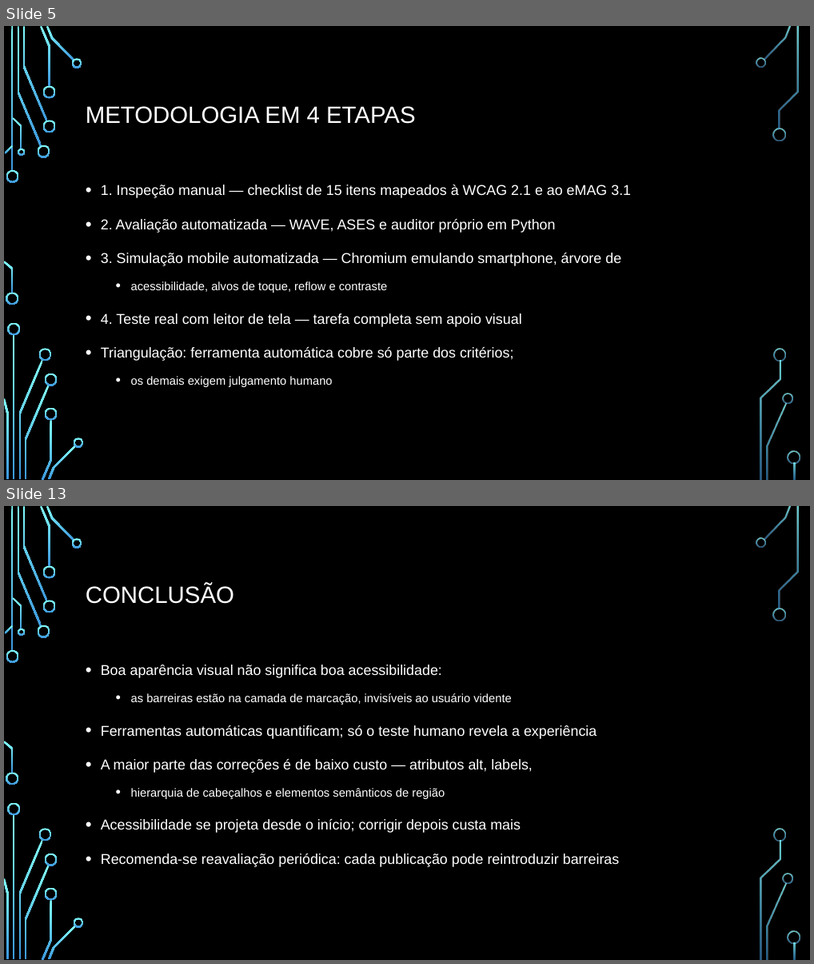
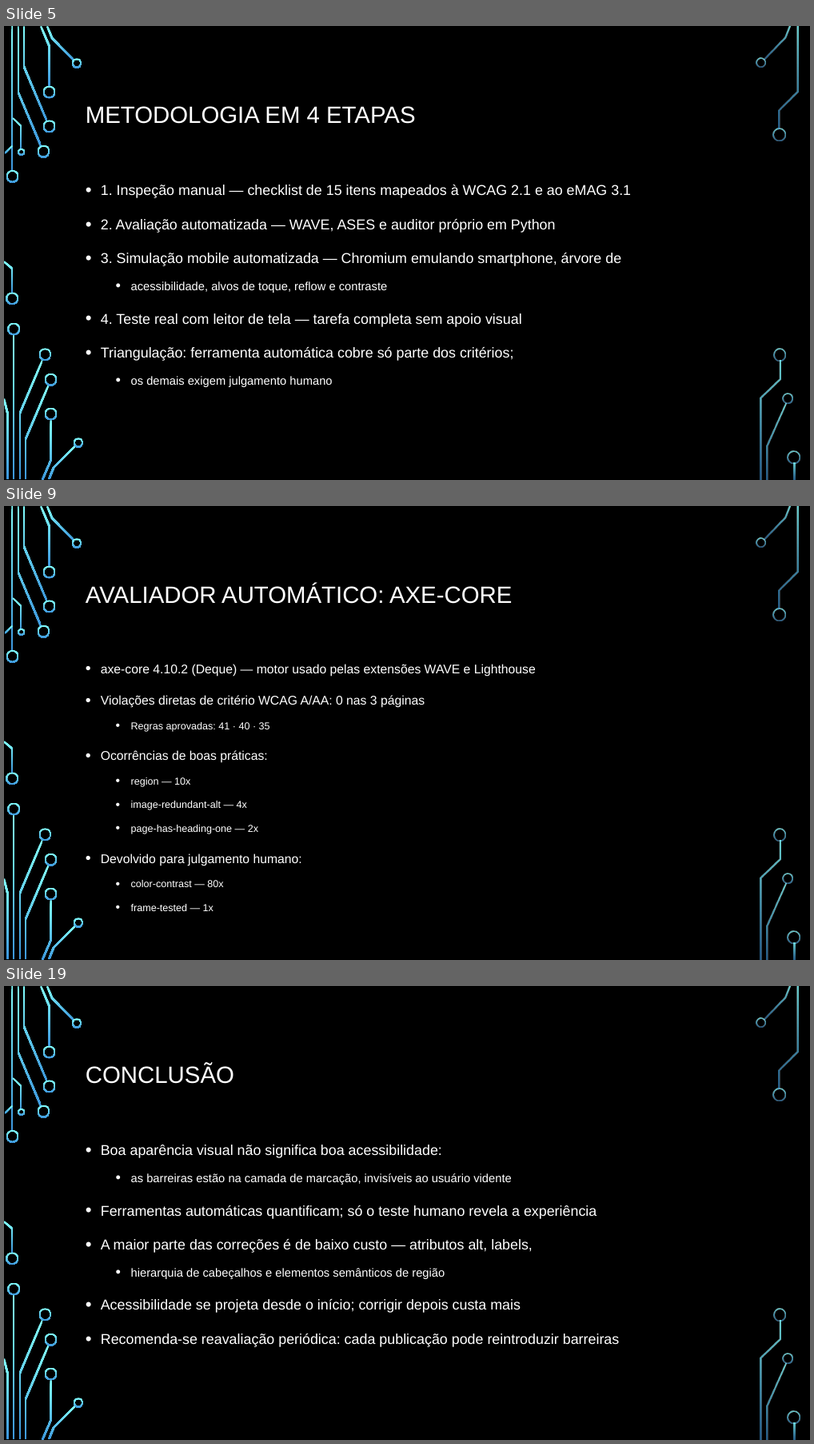
Before and after one commit to guilhermedopp/atividades, a slide deck: apresentacao/APRESENTACAO_AVALIACAO_ACESSIBILIDADE.pptx. Shown one above the other, each under a label of ours: slides 5 and 13 before the commit, slides 5, 9 and 19 after it; the slides between them are not shown. The pictures are 814x964 and 814x1444 pixels, drawn with LibreOffice and Linux fonts; fonts in the diff are those of the drawing; background and template pictures are left out. Boxes give left, top, right and bottom in pixels: in the first picture for what was removed or moved away, otherwise in the second. Text is boxed around its words. In the diff, an @@ line names an element or a change of style, - is before the commit and + after.

```diff
--- a/apresentacao/APRESENTACAO_AVALIACAO_ACESSIBILIDADE.pptx
+++ b/apresentacao/APRESENTACAO_AVALIACAO_ACESSIBILIDADE.pptx
@@ slide 9 added at (4,506,810,960), background picture (left out); not listed: 36 template elements that a slide beside it also shows @@
@@ title added at (86,584,512,604), 28 pt, text #FFFFFF @@
+AVALIADOR AUTOMÁTICO: AXE-CORE
@@ text added at (101,664,536,887), 15 pt, text #FFFFFF @@
+• axe-core 4.10.2 (Deque) — motor usado pelas extensões WAVE e Lighthouse
+• Violações diretas de critério WCAG A/AA: 0 nas 3 páginas
+  • Regras aprovadas: 41 · 40 · 35
+• Ocorrências de boas práticas:
+  • region — 10x
+  • image-redundant-alt — 4x
+  • page-has-heading-one — 2x
+• Devolvido para julgamento humano:
+  • color-contrast — 80x
+  • frame-tested — 1x
@@ what was slide 13 is now slide 19 @@
```
Also in this commit, not shown: 6 slides changed, 6 other slides added, 1 slide removed, 21 other files.
